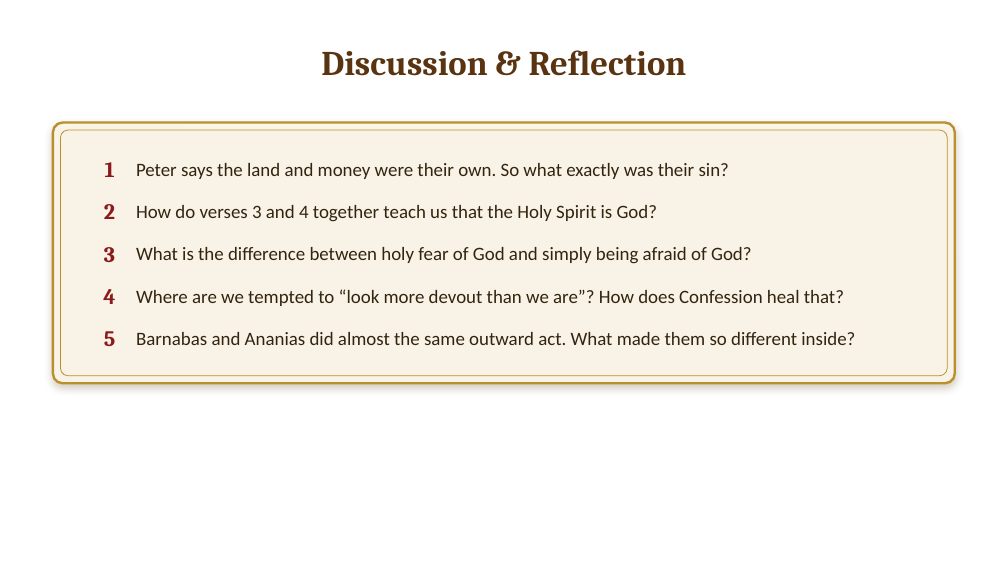
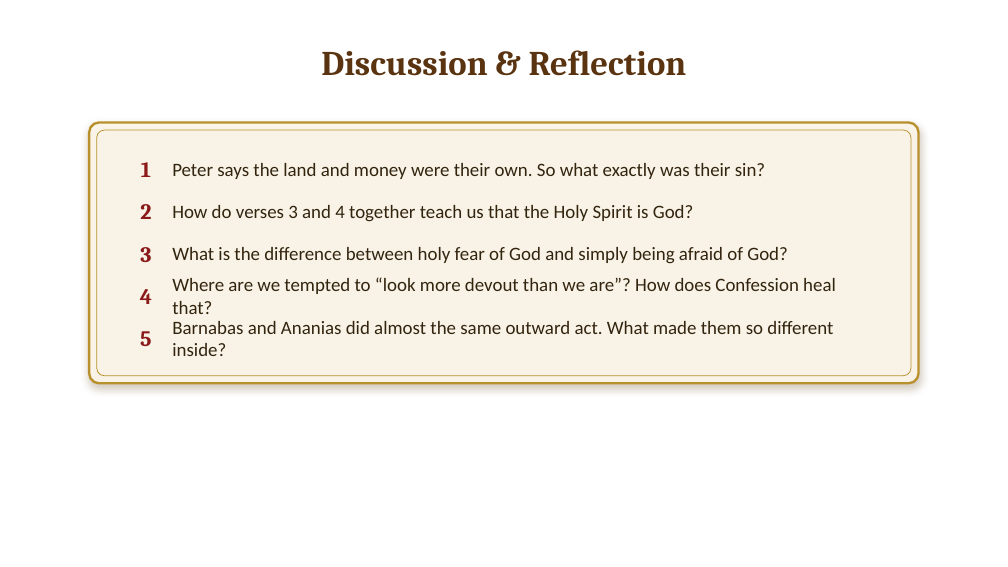
Before and after one commit to kidtechera369-beep/stleotc-theology, a slide deck: slide 15 of downloads/Ananias_and_Sapphira_Lesson_Slides.pptx. Drawn at 1008x567 pixels with LibreOffice and Linux fonts; fonts in the diff are those of the drawing; background and template pictures are left out. Boxes give left, top, right and bottom in pixels: in the first picture for what was removed or moved away, otherwise in the second. Text is boxed around its words. In the diff, an @@ line names an element or a change of style, - is before the commit and + after.

```diff
--- a/downloads/Ananias_and_Sapphira_Lesson_Slides.pptx
+++ b/downloads/Ananias_and_Sapphira_Lesson_Slides.pptx
@@ rounded rectangle: place and size @@
-rounded rectangle at bbox=[53, 123, 955, 383]
+rounded rectangle at bbox=[89, 123, 919, 383]
@@ rounded rectangle: place and size @@
-rounded rectangle at bbox=[60, 130, 948, 376]
+rounded rectangle at bbox=[97, 130, 911, 376]
@@ text "Peter says the land and ...": place and size @@
-text "Peter says the land and ..." at bbox=[136, 163, 729, 179]
+text "Peter says the land and ..." at bbox=[172, 163, 765, 179]
@@ text "How do verses 3 and ...": place and size @@
-text "How do verses 3 and ..." at bbox=[136, 205, 658, 222]
+text "How do verses 3 and ..." at bbox=[172, 205, 694, 222]
@@ text "What is the difference between ...": place and size @@
-text "What is the difference between ..." at bbox=[136, 247, 752, 264]
+text "What is the difference between ..." at bbox=[172, 247, 788, 264]
@@ text "Where are we tempted to ..." rewrapped from bbox=[136, 289, 844, 306] to bbox=[172, 277, 836, 314] @@
@@ 5 texts: place and size @@
-5 texts at bbox=[103, 162, 115, 346]
+5 texts at bbox=[140, 162, 152, 346]
@@ text "Barnabas and Ananias did almost ..." rewrapped from bbox=[136, 332, 855, 345] to bbox=[172, 321, 833, 356] @@
```
Also in this commit, not shown: 16 other slides changed, 2 other files.
